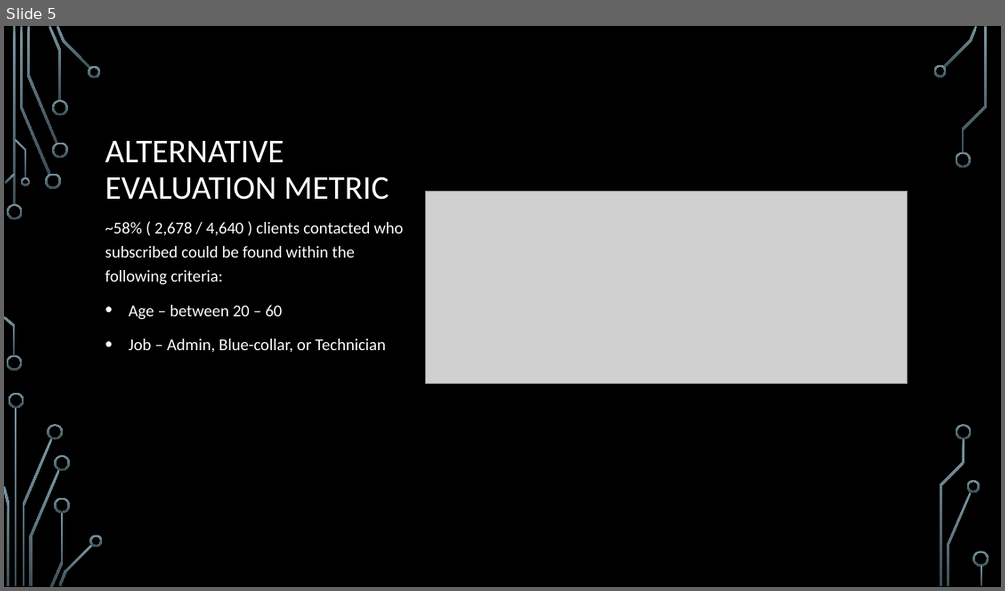
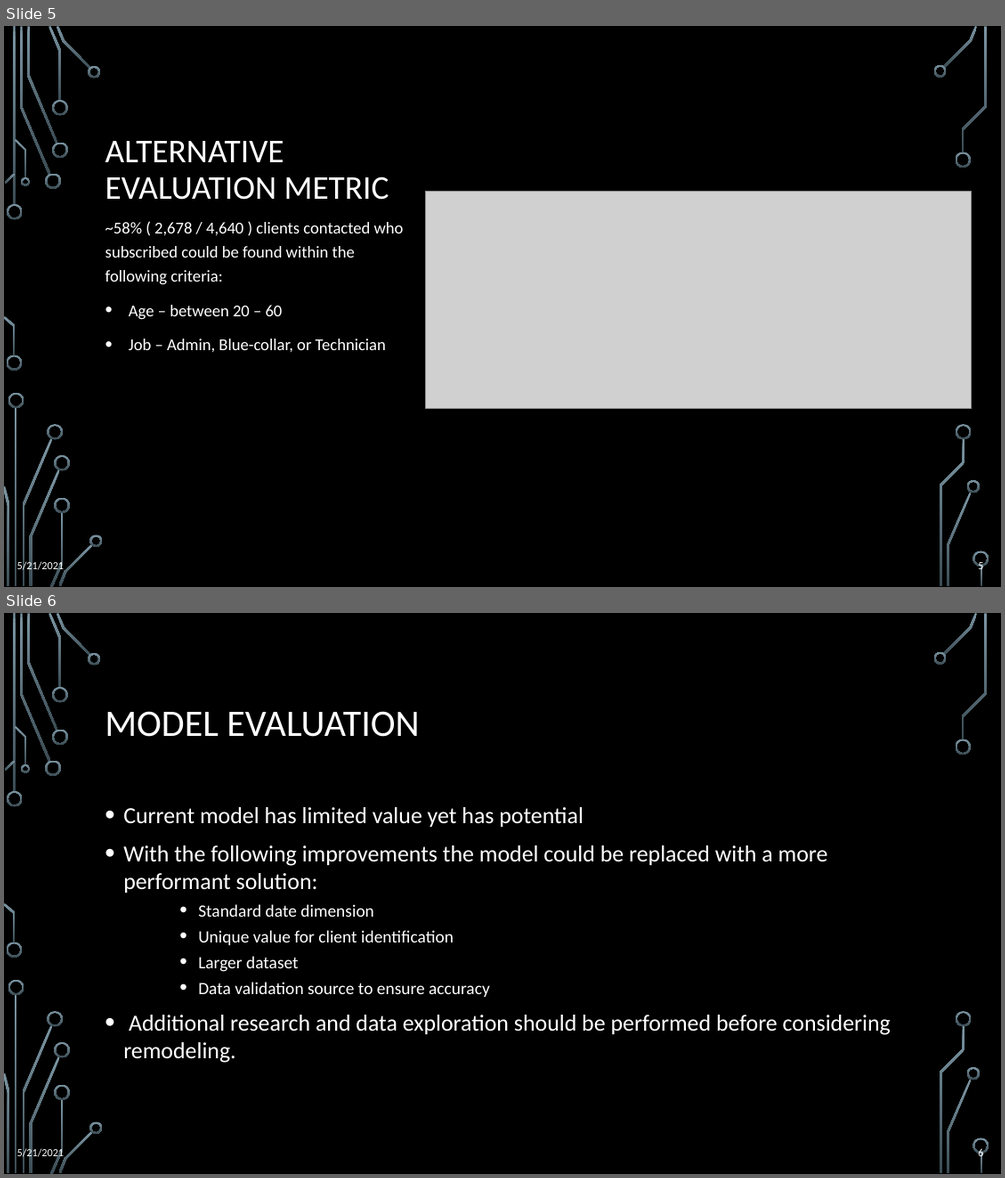
Before and after one commit to Shad0w746/DSA-Case-Study, a slide deck: Presentation-Data Set Findings.pptx. Shown one above the other, each under a label of ours: slide 5 before the commit, slides 5 and 6 after it. The pictures are 1005x591 and 1005x1178 pixels, drawn with LibreOffice and Linux fonts; fonts in the diff are those of the drawing; grey boxes stand for pictures; background and template pictures are left out. Boxes give left, top, right and bottom in pixels: in the first picture for what was removed or moved away, otherwise in the second. Text is boxed around its words. In the diff, an @@ line names an element or a change of style, - is before the commit and + after.

```diff
--- a/Presentation-Data Set Findings.pptx
+++ b/Presentation-Data Set Findings.pptx
@@ slide 6 added at [4,613,1001,1174], background picture (left out); not listed: 36 template elements that a slide beside it also shows @@
@@ title added at [105,711,419,737], 36 pt, text #FFFFFF @@
+MODEL EVALUATION
@@ text added at [123,807,890,1062], 22.2 pt, text #FFFFFF @@
+• Current model has limited value yet has potential
+• With the following improvements the model could be replaced with a more performant solution:
+    • Standard date dimension
+    • Unique value for client identification
+    • Larger dataset
+    • Data validation source to ensure accuracy
+• Additional research and data exploration should be performed before considering remodeling.
@@ text added at [17,1147,65,1159], 10.5 pt, text #FFFFFF @@
+5/21/2021
@@ text added at [978,1147,983,1159], 10.5 pt, text #FFFFFF @@
+6
@@ slide 5 changed as well @@
@@ picture: place and size @@
-picture at [426,191,907,383]
+picture at [426,191,971,408]
@@ text added at [17,560,65,572], 10.5 pt, text #FFFFFF @@
+5/21/2021
@@ text added at [978,560,983,572], 10.5 pt, text #FFFFFF @@
+5
```
Also in this commit, not shown: 4 other slides changed, 2 other slides added, 1 slide removed, 1 other file.
